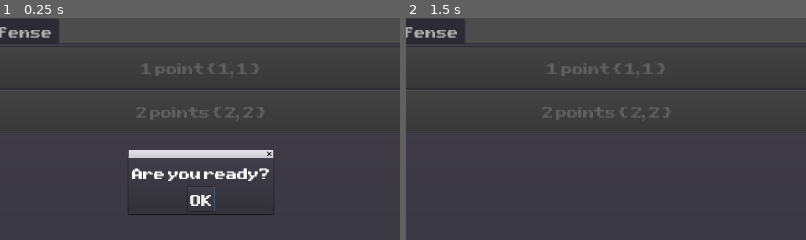
Above: before the commit, frames 1-2 (left to right).
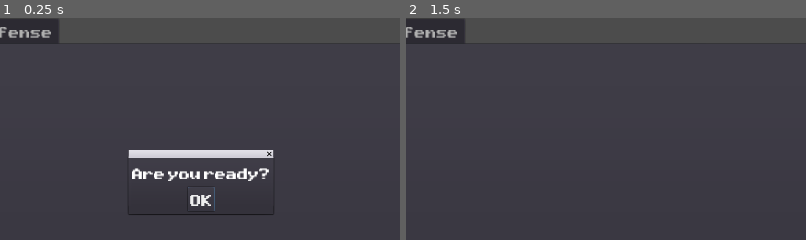
Above: after the commit, the same moments.

Repository: tducasse/poc-turn-based
Game: Godot game, scene res://Scenes/Game/Game.tscn
Same seed, same stepped clock (60 frames per second), same inputs: the game is played once before the commit and once after it. This scene is started directly instead of the project's main scene.
Inputs:
- Up to frame 1 (0.25 s): no input
- Up to frame 2 (1.5 s): click "OK" at 0.5 s; click "Leave" at 1.25 s
The pictures show only the part of the screen within x 25-75%, y 11-61%; the shares and areas given below are measured in that part.

The runs differ from the first frame. In frame 1, 0.8% of the frame differs, in the area x 34-67%, y 20-47%; in frame 2, 0.8%.

Commit message:
Add shop upgrades

Diff:
--- /dev/null
+++ b/Fonts/PixelSansSerif_small.tres
@@ -0,0 +1,8 @@
+[gd_resource type="DynamicFont" load_steps=2 format=2]
+
+[ext_resource path="res://Fonts/PixelSansSerif.ttf" type="DynamicFontData" id=1]
+
+[resource]
+size = 24
+use_filter = true
+font_data = ExtResource( 1 )
--- a/Globals/WS.gd
+++ b/Globals/WS.gd
@@ -19,6 +19,7 @@
 	"GAME__START_GAME": "game__start_game",
 	"GAME__INIT_GAME": "game__init_game",
 	"GAME__BUY_ITEM": "game__buy_item",
+	"GAME__UPGRADE_ITEM": "game__upgrade_item",
 	"GAME__NEXT_ROUND": "game__next_round",
 	"SET_NICKNAME": "set_nickname",
 	"KEEP_ALIVE": "keep_alive",
@@ -37,6 +38,7 @@
 signal join_room(value)
 signal back_to_lobby(value)
 signal game__buy_item(value)
+signal game__upgrade_item(value)
 signal game__start_game(value)
 signal game__init_game(value)
 signal game__next_round(value)
--- a/Scenes/Chat/Chat.tscn
+++ b/Scenes/Chat/Chat.tscn
@@ -1,7 +1,8 @@
-[gd_scene load_steps=3 format=2]
+[gd_scene load_steps=4 format=2]
 
 [ext_resource path="res://Fonts/PixelSansSerif.tres" type="DynamicFont" id=1]
 [ext_resource path="res://Scenes/Chat/Chat.gd" type="Script" id=2]
+[ext_resource path="res://Fonts/PixelSansSerif_small.tres" type="DynamicFont" id=3]
 
 [node name="Chat" type="VBoxContainer"]
 margin_right = 942.0
@@ -43,7 +44,7 @@
 margin_right = 942.0
 margin_bottom = 990.0
 size_flags_vertical = 3
-custom_fonts/font = ExtResource( 1 )
+custom_fonts/font = ExtResource( 3 )
 readonly = true
 wrap_enabled = true
 
--- a/Scenes/Game/Game.gd
+++ b/Scenes/Game/Game.gd
@@ -23,8 +23,9 @@
 var waiting_text = "Waiting for your opponent..."
 
 func _ready():
-	_connection = WS.connect(WS.TYPES.GAME__BUY_ITEM, self, "_update_resources_income")
-	_connection = WS.connect(WS.TYPES.GAME__INIT_GAME, self, "_update_resources_income")
+	_connection = WS.connect(WS.TYPES.GAME__BUY_ITEM, self, "_update_state")
+	_connection = WS.connect(WS.TYPES.GAME__UPGRADE_ITEM, self, "_update_state")
+	_connection = WS.connect(WS.TYPES.GAME__INIT_GAME, self, "_init_state")
 	_connection = WS.connect(WS.TYPES.GAME__START_GAME, self, "_start_game")
 	_connection = WS.connect(WS.TYPES.GAME__NEXT_ROUND, self, "_start_next_round")
 	_connection = WS.connect(WS.TYPES.BACK_TO_LOBBY, self, "_back_to_lobby")
@@ -44,8 +45,7 @@
 func _on_Leave_pressed():
 	WS.send_message(WS.TYPES.LEAVE_ROOM, true)
 
-
-func _update_resources_income(value):
+func update_player_stats(value):
 	income = value.income
 	resources = value.resources
 	health = value.health
@@ -53,6 +53,15 @@
 	update_node_text(income_node, "Income: " + str(income))
 	update_node_text(health_node, "HP: " + str(health))
 
+
+func _update_state(value):
+	shop_container.update_items(value.shopItems)
+	update_player_stats(value)
+
+
+func _init_state(value):
+	shop_container.init(value.shopItems)
+	update_player_stats(value)
 
 func update_node_text(node, text):
 	node.text = text
--- a/Scenes/Game/Shop/Shop.gd
+++ b/Scenes/Game/Shop/Shop.gd
@@ -7,63 +7,34 @@
 
 var buttons = []
 
-var items = [
-	{
-		"category": "income",
-		"items": [
-			{
-				"label": "1 point",
-				"cost": 1,
-				"income": 1
-			},
-			{
-				"label": "2 points",
-				"cost": 2,
-				"income": 2
-			}
-		]
-	},
-	{
-		"category": "attack",
-		"items": [
-			{
-				"label": "1 point",
-				"cost": 1,
-				"attack": 1
-			},
-			{
-				"label": "2 points",
-				"cost": 2,
-				"attack": 2
-			}
-		]
-	},
-	{
-		"category": "defense",
-		"items": [
-			{
-				"label": "1 point",
-				"cost": 1,
-				"defense": 1
-			},
-			{
-				"label": "2 points",
-				"cost": 2,
-				"defense": 2
-			}
-		]
-	}
-]
 
-
-func _ready():
+func init(items):
 	for category_dict in items:
 		var category = category_dict.category
 		for item in category_dict.items:
 			add_item_to_category(item, category)
 
 
-func add_item_to_category(item, category):
+# TODO: DO NOT REPLACE EVERYTHING
+# TRY TO COMPUTE THE DIFFERENCES, EITHER SERVER SIDE OR HERE
+func update_items(items):
+	remove_all_buttons()
+	var enable = true
+	for category_dict in items:
+		var category = category_dict.category
+		for item in category_dict.items:
+			add_item_to_category(item, category, enable)
+
+
+func remove_all_buttons():
+	buttons = []
+	for node in [attack_node, defense_node, income_node]:
+		for child in node.get_children():
+			node.remove_child(child)
+			child.queue_free()
+
+
+func add_item_to_category(item, category, enable=false):
 	var root_node : Control
 	match category:
 		"attack":
@@ -77,16 +48,16 @@
 	if not root_node:
 		return
 	var shop_item = ShopItem.instance()
-	shop_item.init(category, item)
 	root_node.add_child(shop_item)
+	shop_item.init(category, item, enable)
 	buttons.append(shop_item)
 
 
 func lock():
 	for button in buttons:
-		button.disabled = true
+		button.disable()
 
 
 func unlock():
 	for button in buttons:
-		button.disabled = false
+		button.enable()
--- a/Scenes/Game/Shop/ShopItem.gd
+++ b/Scenes/Game/Shop/ShopItem.gd
@@ -1,64 +1,60 @@
-extends Button
+extends PanelContainer
 
-var label
-var cost
-var income
-var defense
-var attack
+var object
 var type
 
-var types = ['attack', 'income', 'defense']
-
-func init(category, item):
-	label = item.label
-	cost = item.cost
-	type = category
-	match category:
-		"attack":
-			init_attack(item)
-		"defense":
-			init_defense(item)
-		"income":
-			init_income(item)
-		_:
-			print('Item category not supported')
-	disabled = true
+onready var buy_button = $VBoxContainer/Actions/Buy
+onready var upgrade_button = $VBoxContainer/Actions/Upgrade
+onready var name_label = $VBoxContainer/Title/Name
+onready var stats_label = $VBoxContainer/Title/Stats
+onready var upgrade_label = $VBoxContainer/Actions/Upgrade/LabelContainer/Price
+onready var recruit_label = $VBoxContainer/Actions/Buy/LabelContainer/Price
 
 
-func init_attack(item):
-	attack = item.attack
-	text = label + " { " + str(cost) + ", " + str(attack) + " }"
+func _ready():
+	hide()
 
 
-func init_income(item):
-	income = item.income
-	text = label + " { " + str(cost) + ", " + str(income) + " }"
+func init(category, item, enable=false):
+	object = item.name
+	type = category
+	init_item(item)
+	if not enable:
+		disable()
+	show()
 
 
-func init_defense(item):
-	defense = item.defense
-	text = label + " { " + str(cost) + ", " + str(defense) + " }"
+func disable():
+	buy_button.disabled = true
+	upgrade_button.disabled = true
 
 
-func _on_ShopItem_pressed():
-	match type:
-		"attack":
-			buy_attack()
-		"defense":
-			buy_defense()
-		"income":
-			buy_income()
-		_:
-			print('Item type not supported')
+func enable():
+	buy_button.disabled = false
+	upgrade_button.disabled = false
 
 
-func buy_attack():
-	WS.send_message(WS.TYPES.GAME__BUY_ITEM, {"cost": cost, "attack": attack, "type": type})
+func init_item(item):
+	if type != 'income':
+		recruit_label.text = str(item.price)
+	else:
+		buy_button.hide()
+	name_label.text = str(item.name)
+	stats_label.text = str(item.value)
+	if not item.get('upgrade'):
+		upgrade_button.hide()
+	else:
+		upgrade_label.text = str(item.upgrade)
 
 
-func buy_income():
-	WS.send_message(WS.TYPES.GAME__BUY_ITEM, {"cost": cost, "income": income, "type": type})
+
+func _on_Upgrade_pressed():
+	WS.send_message(WS.TYPES.GAME__UPGRADE_ITEM, {"name": object})
 
 
-func buy_defense():
-	WS.send_message(WS.TYPES.GAME__BUY_ITEM, {"cost": cost, "defense": defense, "type": type})
+func _on_Buy_pressed():
+	WS.send_message(WS.TYPES.GAME__BUY_ITEM, {"name": object})
+
+
+func update_item(item):
+	 init_item(item)
--- a/Scenes/Game/Shop/ShopItem.tscn
+++ b/Scenes/Game/Shop/ShopItem.tscn
@@ -1,17 +1,130 @@
 [gd_scene load_steps=3 format=2]
 
 [ext_resource path="res://Scenes/Game/Shop/ShopItem.gd" type="Script" id=1]
-[ext_resource path="res://Fonts/PixelSansSerif.tres" type="DynamicFont" id=2]
+[ext_resource path="res://Fonts/PixelSansSerif_small.tres" type="DynamicFont" id=2]
 
-[node name="ShopItem" type="Button"]
+[node name="ShopItem" type="PanelContainer"]
 anchor_right = 1.0
 anchor_bottom = 1.0
-margin_right = -1720.0
-margin_bottom = -980.0
-rect_min_size = Vector2( 200, 100 )
-custom_fonts/font = ExtResource( 2 )
+margin_right = -1570.0
+margin_bottom = -880.0
+rect_min_size = Vector2( 350, 200 )
 script = ExtResource( 1 )
 __meta__ = {
 "_edit_use_anchors_": false
 }
-[connection signal="pressed" from="." to="." method="_on_ShopItem_pressed"]
+
+[node name="VBoxContainer" type="VBoxContainer" parent="."]
+margin_left = 7.0
+margin_top = 7.0
+margin_right = 343.0
+margin_bottom = 193.0
+__meta__ = {
+"_edit_use_anchors_": false
+}
+
+[node name="Title" type="HSplitContainer" parent="VBoxContainer"]
+margin_right = 336.0
+margin_bottom = 91.0
+size_flags_horizontal = 3
+size_flags_vertical = 3
+
+[node name="Name" type="Label" parent="VBoxContainer/Title"]
+margin_top = 26.0
+margin_right = 162.0
+margin_bottom = 65.0
+size_flags_horizontal = 3
+custom_fonts/font = ExtResource( 2 )
+text = "Archery"
+align = 1
+
+[node name="Stats" type="Label" parent="VBoxContainer/Title"]
+margin_left = 174.0
+margin_top = 26.0
+margin_right = 336.0
+margin_bottom = 65.0
+size_flags_horizontal = 3
+custom_fonts/font = ExtResource( 2 )
+text = "1"
+align = 1
+
+[node name="Actions" type="HSplitContainer" parent="VBoxContainer"]
+margin_top = 95.0
+margin_right = 336.0
+margin_bottom = 186.0
+size_flags_vertical = 3
+
+[node name="Buy" type="Button" parent="VBoxContainer/Actions"]
+margin_right = 162.0
+margin_bottom = 91.0
+size_flags_horizontal = 3
+__meta__ = {
+"_edit_use_anchors_": false
+}
+
+[node name="LabelContainer" type="VBoxContainer" parent="VBoxContainer/Actions/Buy"]
+anchor_right = 1.0
+anchor_bottom = 1.0
+__meta__ = {
+"_edit_use_anchors_": false
+}
+
+[node name="Label" type="Label" parent="VBoxContainer/Actions/Buy/LabelContainer"]
+margin_top = 2.0
+margin_right = 162.0
+margin_bottom = 41.0
+size_flags_vertical = 6
+custom_fonts/font = ExtResource( 2 )
+text = "Recruit"
+align = 1
+__meta__ = {
+"_edit_use_anchors_": false
+}
+
+[node name="Price" type="Label" parent="VBoxContainer/Actions/Buy/LabelContainer"]
+margin_top = 49.0
+margin_right = 162.0
+margin_bottom = 88.0
+size_flags_vertical = 6
+custom_fonts/font = ExtResource( 2 )
+text = "1"
+align = 1
+
+[node name="Upgrade" type="Button" parent="VBoxContainer/Actions"]
+margin_left = 174.0
+margin_right = 336.0
+margin_bottom = 91.0
+size_flags_horizontal = 3
+__meta__ = {
+"_edit_use_anchors_": false
+}
+
+[node name="LabelContainer" type="VBoxContainer" parent="VBoxContainer/Actions/Upgrade"]
+anchor_right = 1.0
+anchor_bottom = 1.0
+__meta__ = {
+"_edit_use_anchors_": false
+}
+
+[node name="Label" type="Label" parent="VBoxContainer/Actions/Upgrade/LabelContainer"]
+margin_top = 2.0
+margin_right = 162.0
+margin_bottom = 41.0
+size_flags_vertical = 6
+custom_fonts/font = ExtResource( 2 )
+text = "Upgrade"
+align = 1
+__meta__ = {
+"_edit_use_anchors_": false
+}
+
+[node name="Price" type="Label" parent="VBoxContainer/Actions/Upgrade/LabelContainer"]
+margin_top = 49.0
+margin_right = 162.0
+margin_bottom = 88.0
+size_flags_vertical = 6
+custom_fonts/font = ExtResource( 2 )
+text = "2"
+align = 1
+[connection signal="pressed" from="VBoxContainer/Actions/Buy" to="." method="_on_Buy_pressed"]
+[connection signal="pressed" from="VBoxContainer/Actions/Upgrade" to="." method="_on_Upgrade_pressed"]
Not shown, changed: server/constants.js
Not shown, changed: server/controllers/game.js
Not shown, changed: server/rooms.js
Not shown, changed: server/users.js
Not shown, changed: server/util.js
